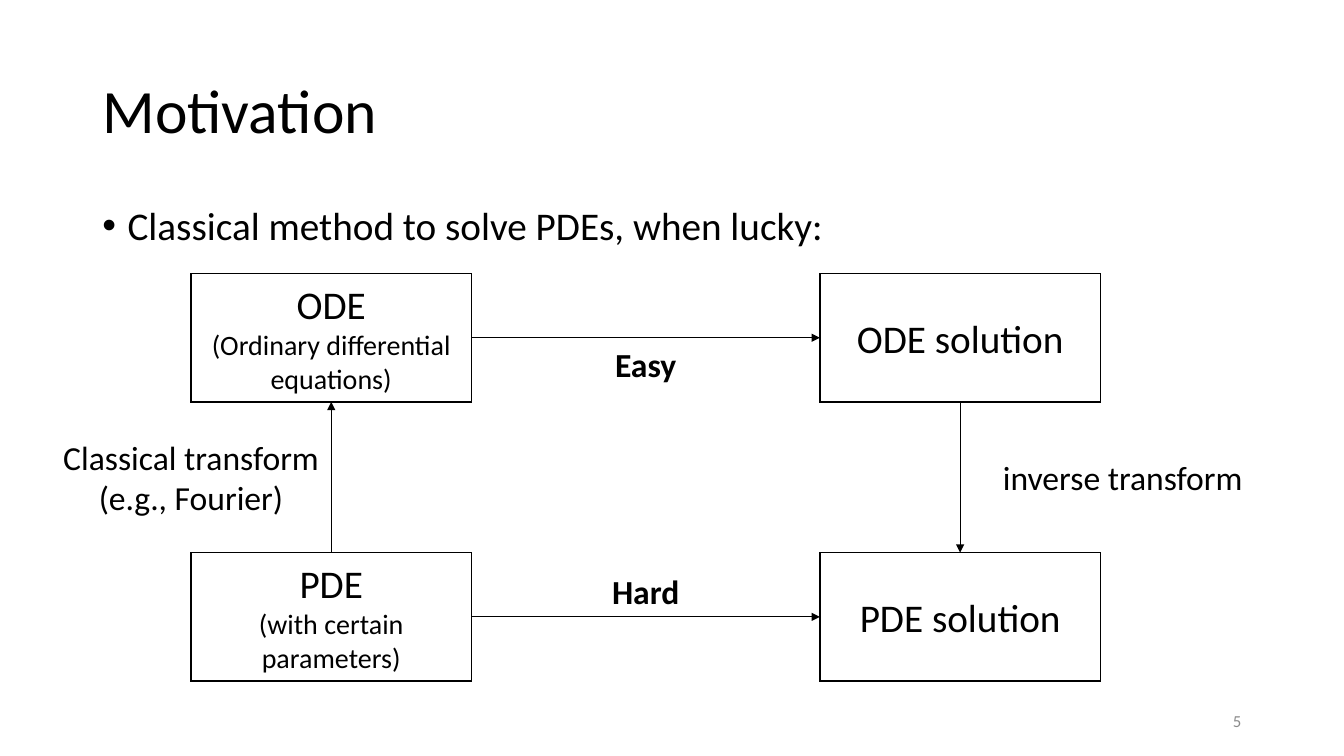
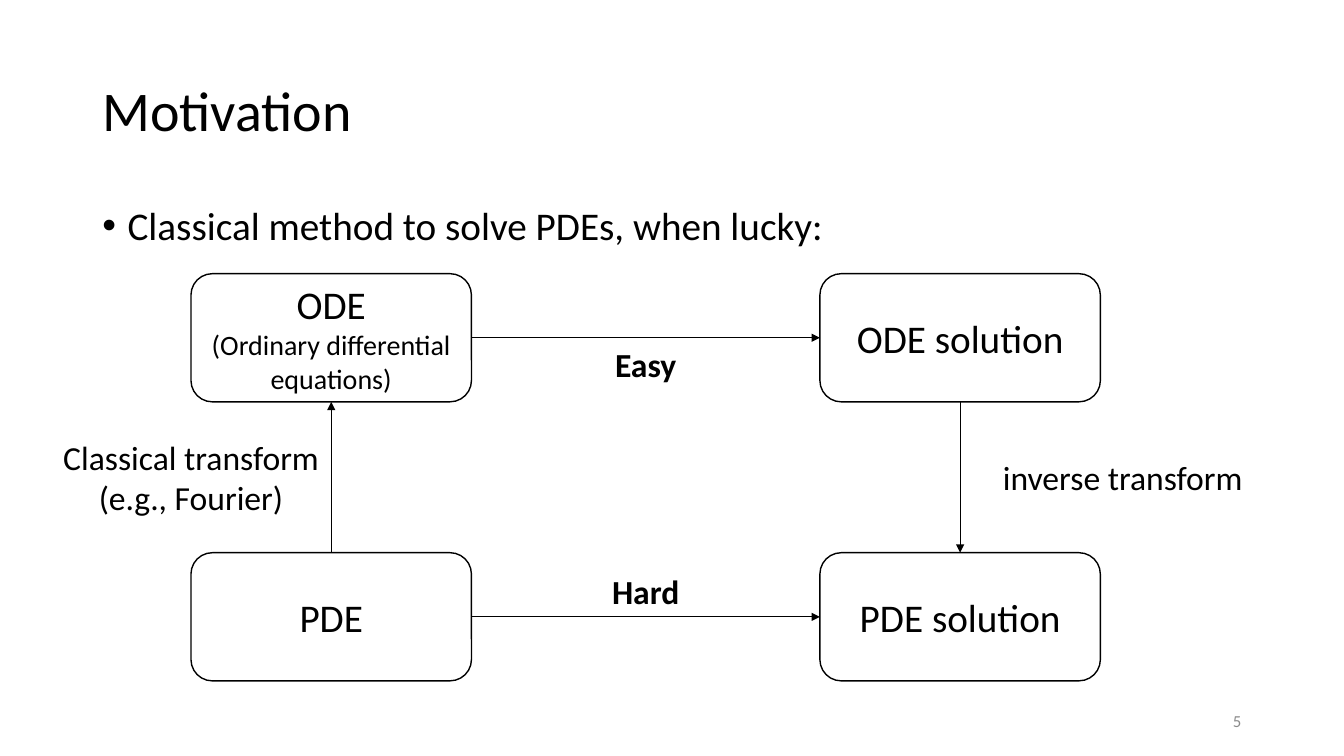
Before and after one commit to largecats/capstone-project, a slide deck: slide 5 of presentation/presentation.pptx. Drawn at 1344x756 pixels with LibreOffice and Linux fonts; fonts in the diff are those of the drawing. Boxes give left, top, right and bottom in pixels: in the first picture for what was removed or moved away, otherwise in the second. Text is boxed around its words. In the diff, an @@ line names an element or a change of style, - is before the commit and + after.

```diff
--- a/presentation/presentation.pptx
+++ b/presentation/presentation.pptx
@@ title "Motivation" at box(102, 92, 351, 132): size 44 to 40 pt @@
@@ rectangle to rounded rectangle in 4 elements at box(191, 274, 471, 402), box(820, 553, 1100, 681), box(820, 274, 1100, 402), box(191, 553, 471, 681) @@
@@ text in rounded rectangle at box(259, 613, 403, 673): paragraph removed @@
-(with certain parameters)
```
Also in this commit, not shown: 4 other slides changed, 5 slides added.
